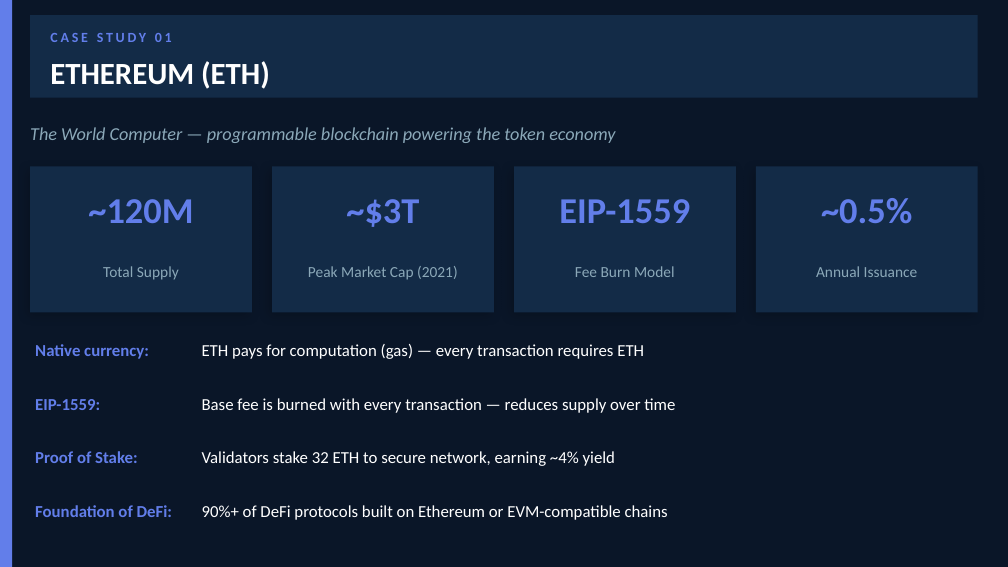
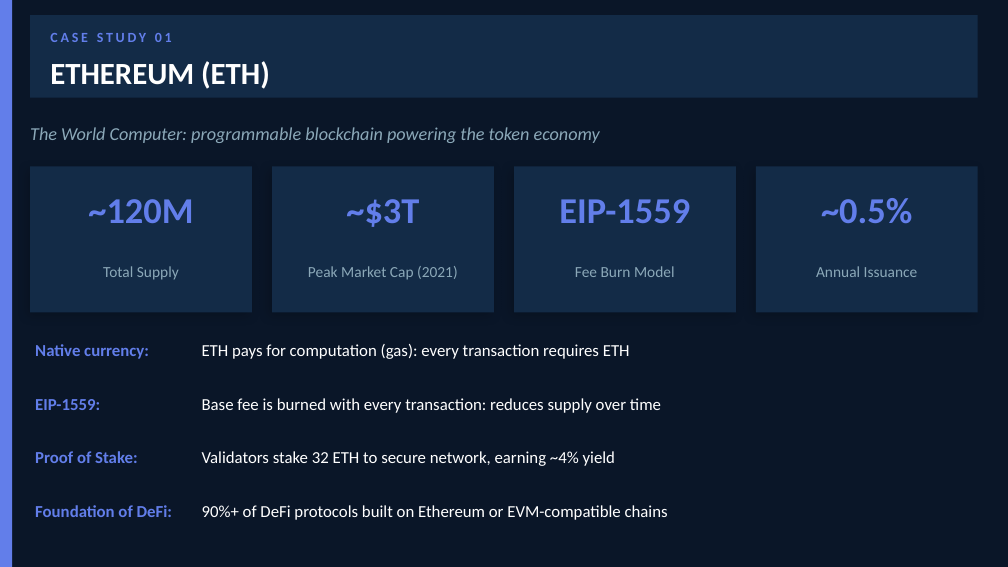
Before and after one commit to McLight-Note/Introduction-to-BlockChain, a slide deck: slide 10 of token_economies.pptx. Drawn at 1008x567 pixels with LibreOffice and Linux fonts; fonts in the diff are those of the drawing. Boxes give left, top, right and bottom in pixels: in the first picture for what was removed or moved away, otherwise in the second. Text is boxed around its words. In the diff, an @@ line names an element or a change of style, - is before the commit and + after.

```diff
--- a/token_economies.pptx
+++ b/token_economies.pptx
@@ text at (30,127,600,143): text changed @@
-The World Computer — programmable blockchain powering the token economy
+The World Computer: programmable blockchain powering the token economy
@@ text at (202,344,630,359): text changed @@
-ETH pays for computation (gas) — every transaction requires ETH
+ETH pays for computation (gas): every transaction requires ETH
@@ text at (202,398,661,413): text changed @@
-Base fee is burned with every transaction — reduces supply over time
+Base fee is burned with every transaction: reduces supply over time
```
Also in this commit, not shown: 13 other slides changed.
